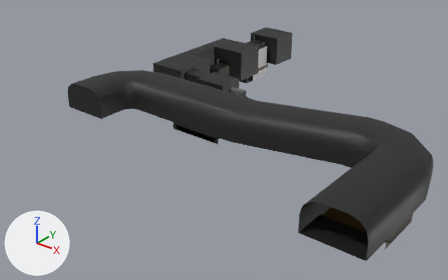
Before and after pictures for a commit that changed the Blender file Assets/World/C11L3/raw/C11L3.blend.
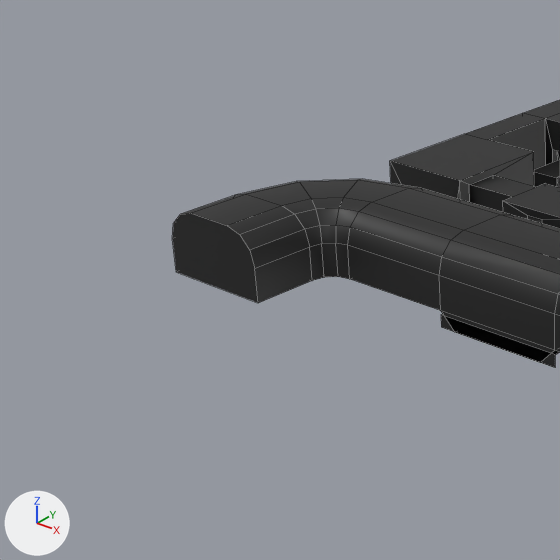
There are two pictures of each version: one whole from a 50 mm lens placed at (42.9, -84.7, 66.4), pointed at (-56.9, 40.1, -11.0), one close up on the part from 0% to 49% of the width and 0% to 79% of the height. Every picture has the same lights, and +X, +Y and +Z are marked at lower left. The close-ups show mesh edges as thin lines.

In view in the first close-up: 'Section1', 'Section3', 'Section4'.
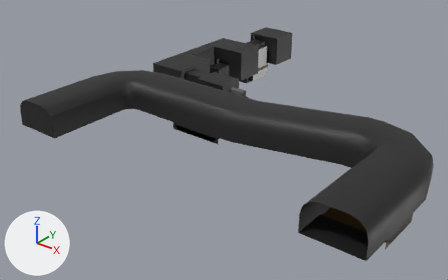
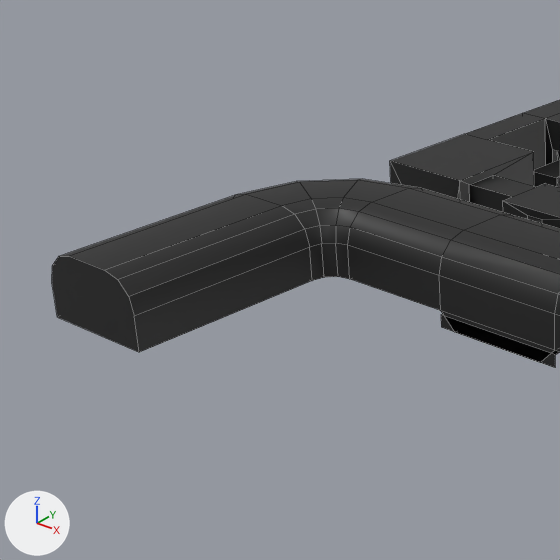
Boxes [x1, y1, x2, y2] around the edits, measured in the close-ups (560 x 560 px; the box of a moved part takes in the faces that stretch with it):
'Section1', reshaped
    before: [172, 179, 560, 362]
    after: [52, 179, 560, 362]
part 1 of me_plane_017, moved or reshaped
    before: [172, 194, 312, 303]
    after: [52, 194, 312, 352]

What changed in the scene script:
```text
Change me_plane_017:
    where me_plane_017.from_pydata(...)  # 196 vertices, 177 faces; spans x -97.0..7.0, y 0.0..43.0, z -6.0..8.1
    used by ob_section1; location = (0.0, 0.0, 0.0)
    me_plane_017 part 1: all 10 vertices in x -97.0..-83.0, y 18.0, z -4.0..4.1 are moved by (0.0, -16.0, 0.0)
```
